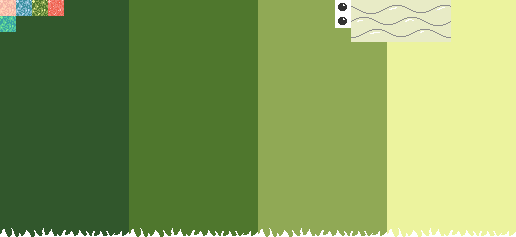
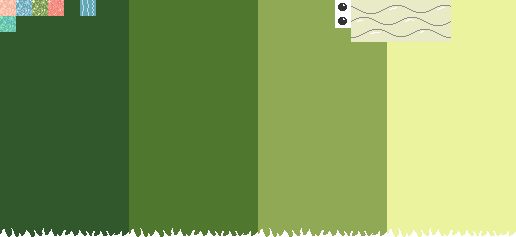
The second 516×237 image is a revision of the first. Changes to its layers:
added layer "Capa 7" above "camino azul" over [80, 0, 96, 16]
painted on "camino azul" over [16, 0, 32, 16]
painted on "camino rojo" over [48, 0, 64, 16]
painted on "camino verde" over [32, 0, 48, 16]
painted on "cesped" over [0, 16, 16, 32]
